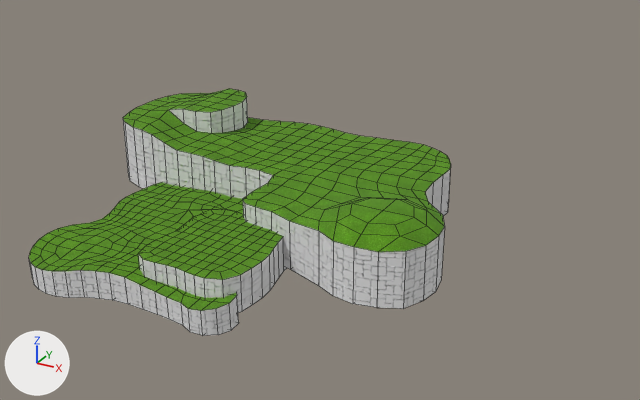
Before and after pictures for a commit that changed the FBX model Plat_TCC/Assets/Environment/Main Terrain/World 2/SM_world_2_01.fbx.
Both versions are drawn from a 50 mm camera at (181.0, -285.0, 125.0) aimed at (7.0, 32.0, -33.0). Every picture has the same lights, and +X, +Y and +Z are marked at lower left. Mesh edges are drawn as thin lines. Where no turn or scale is listed for an object, it has been applied to the vertices.

Objects in the first picture: 'Lower Ground'.
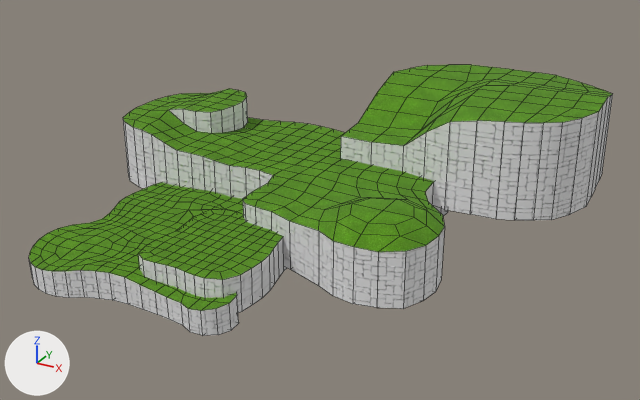
Commit message: World 2 models

What differs and where, as boxes (x1, y1, x2, y2) in the pictures (640 x 400 px):
'Lower Ground', reshaped (38% wider, 10% taller)
    before: (29, 89, 451, 336)
    after: (29, 65, 613, 336)
part 1 of me_cube_005, added
    after: (341, 65, 613, 220)

What changed in the scene script:
```text
Change me_cube_005:
    used by ob_lower_ground; location = (-30.9, -25.8, -54.6)
    remove me_cube_005.from_pydata(...)  # 1284 vertices, 1283 faces; spans x -73.0..109.0, y -46.0..112.0, z 8.0..48.0
    add me_cube_005.from_pydata(...)  # 1464 vertices, 1461 faces; spans x -73.0..144.0, y -46.0..176.0, z 8.0..66.0
    me_cube_005 part 1: a new loose piece of 180 vertices spanning x 34.0..144.0, y 71.0..176.0, z 23.0..66.0
```
